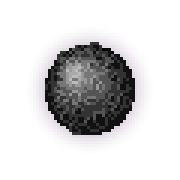
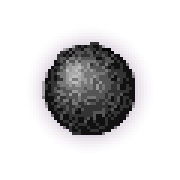
Layer changes from the first 180 × 180 image to the second:
painted on "Layer" over [42, 45, 135, 135]
